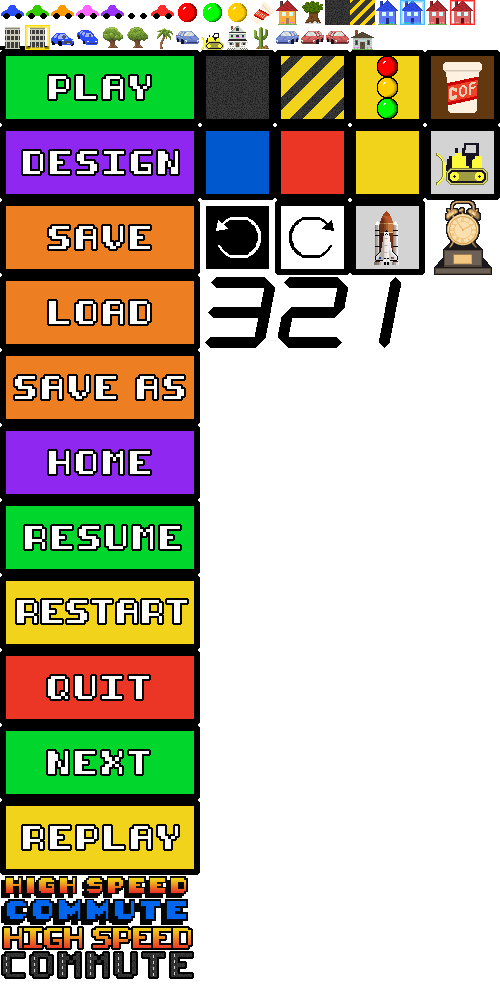
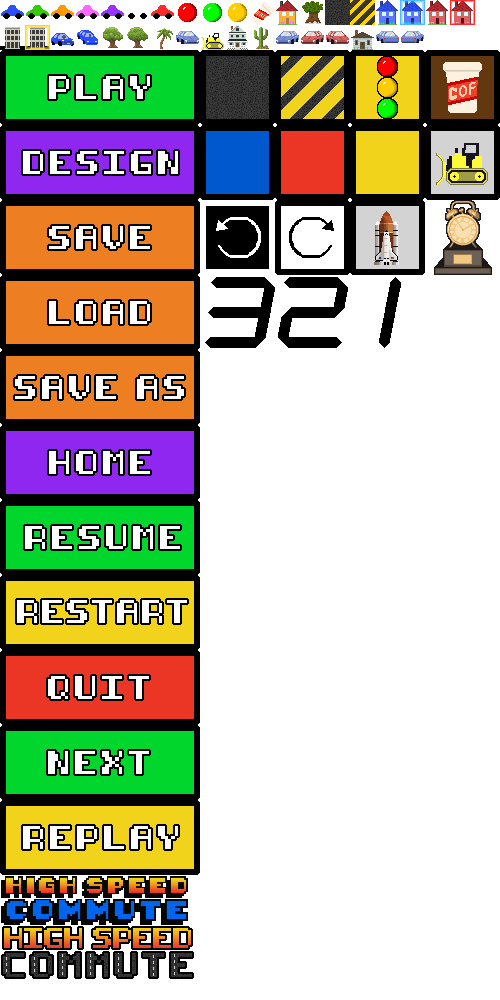
Comparing the layer stacks of the two 500 × 1000 images. Changes:
added layer "car player back" above "win trophy pix" over [376, 31, 424, 43]
painted on "boss car left" over [306, 32, 316, 36]
painted on "player car left" over [281, 32, 291, 36]
